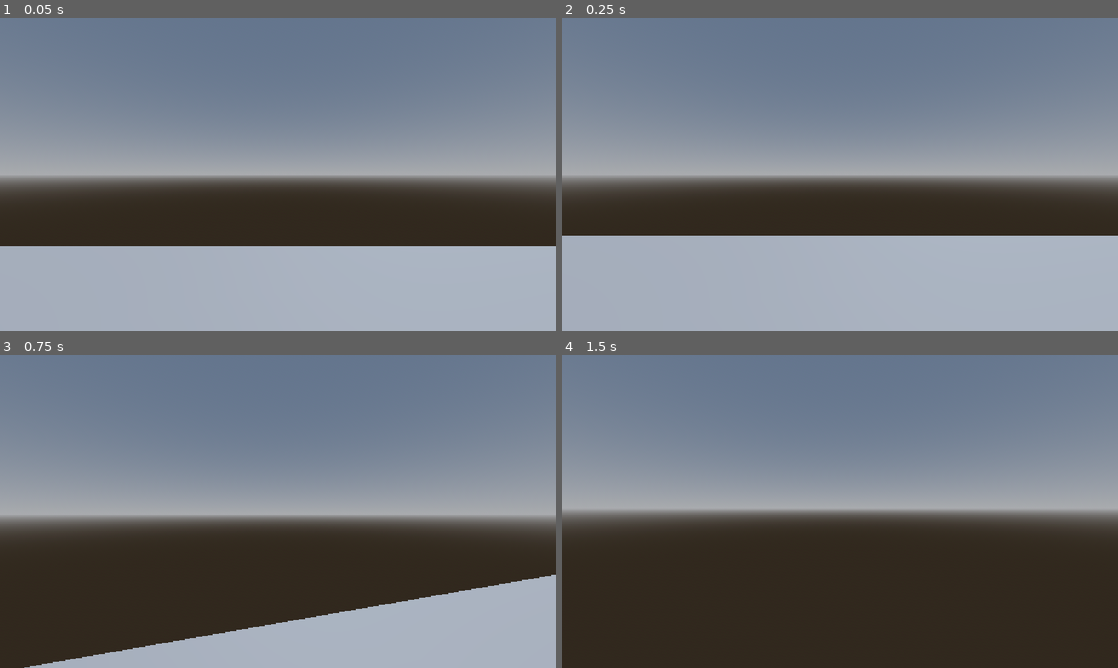
Above: before the commit, frames 1-4 (two rows, left to right).
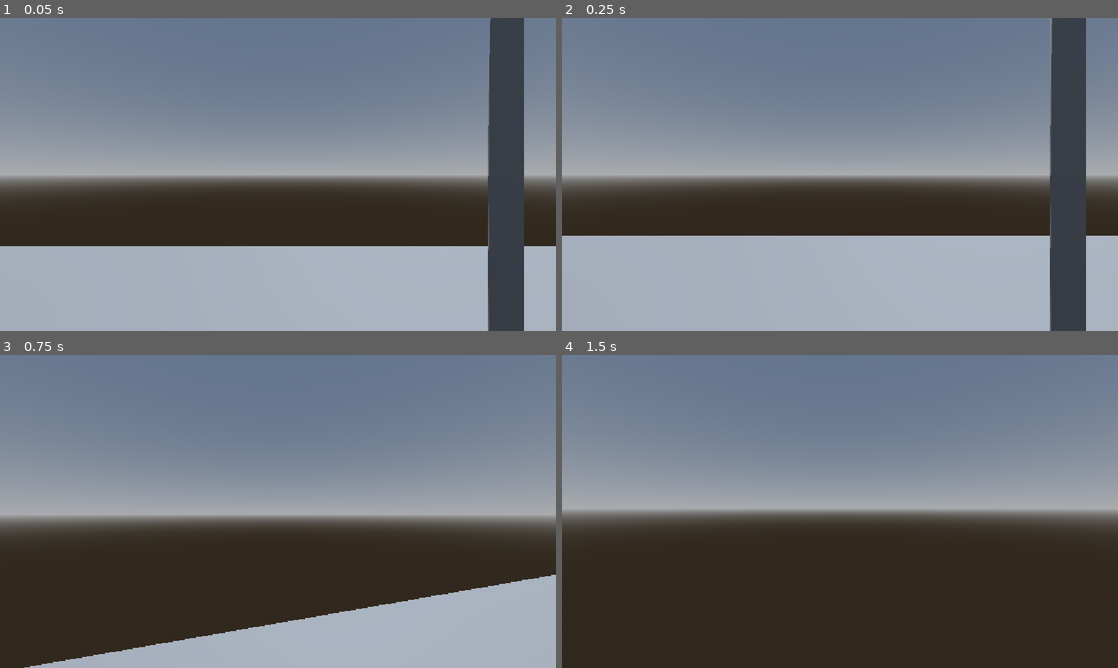
Above: after the commit, the same moments.

Repository: NBtheMC/PeeDACountdown
Game: Godot game, scene res://Scenes/player_camera_movement_audio.tscn
The game is run twice, just before and just after one commit, with the same random seed, the same clock (stepped at 60 frames per second) and the same inputs. Before the commit the project starts from res://Scenes/player_camera_movement.tscn.
Inputs (mouse positions are in pixels of both pictures, inside the frame that each line leads up to):
- Up to frame 1 (0.05 s): no input
- Up to frame 2 (0.25 s): no input
- Up to frame 3 (0.75 s): tap Enter (ui_accept) at 0.5 s; move the mouse to (305, 511) at 0.52 s; hold W (up) from 0.53 s (still down)
- Up to frame 4 (1.5 s): keep holding W (up); tap Enter (ui_accept) at 0.77 s; move the mouse to (812, 511) at 1.27 s

The runs differ from the first frame. In frame 1, 6.2% of the frame differs, in the area x 87-95%, y 0-100%; in frame 2, 6.2%; in frame 3, nothing differs; in frame 4, nothing differs.

Commit message:
Made an actual audio spline follower

Diff:
--- /dev/null
+++ b/pirate-panic/Scenes/audio/Audio_Spline.gd
@@ -0,0 +1,9 @@
+extends Path3D
+
+@export var player : Node3D
+@export var follow : PathFollow3D
+
+# Called every frame. 'delta' is the elapsed time since the previous frame.
+func _process(delta: float) -> void:
+	var progress = curve.get_closest_offset(to_local(player.position))
+	follow.progress = progress
--- /dev/null
+++ b/pirate-panic/Scenes/player_camera_movement_audio.tscn
@@ -0,0 +1,79 @@
+[gd_scene format=3 uid="uid://2mdk8p2opeu5"]
+
+[ext_resource type="PackedScene" uid="uid://dxue7rjdqqnho" path="res://Scenes/player/player.tscn" id="1_asen0"]
+[ext_resource type="AudioStream" uid="uid://ckb0wmirwaw3a" path="res://Assets/Audio/731164__nammedit__seagulls_fighting_for_food.ogg" id="2_1t0jm"]
+[ext_resource type="AudioStream" uid="uid://b1wg7tbxq5yr8" path="res://Assets/Audio/575902__vman533__4-waves-close-recording-beach-portugal.ogg" id="3_8kmdv"]
+[ext_resource type="AudioStream" uid="uid://dx1glh7vl4yjt" path="res://Assets/Audio/31574__walter_odington__ship_creak.ogg" id="3_g42qc"]
+[ext_resource type="Script" uid="uid://iadf5srvuedf" path="res://Scenes/audio/Audio_Spline.gd" id="4_1t0jm"]
+
+[sub_resource type="ProceduralSkyMaterial" id="ProceduralSkyMaterial_ss858"]
+sky_horizon_color = Color(0.66224277, 0.6717428, 0.6867428, 1)
+ground_horizon_color = Color(0.66224277, 0.6717428, 0.6867428, 1)
+
+[sub_resource type="Sky" id="Sky_dblfo"]
+sky_material = SubResource("ProceduralSkyMaterial_ss858")
+
+[sub_resource type="Environment" id="Environment_hau2d"]
+background_mode = 2
+sky = SubResource("Sky_dblfo")
+glow_enabled = true
+
+[sub_resource type="Curve3D" id="Curve3D_asen0"]
+closed = true
+_data = {
+"points": PackedVector3Array(0, 0, 0, 0, 0, 0, 10, 0, 0, 0, 0, 0, 0, 0, 0, 0, 0, 10, 0, 0, 0, 0, 0, 0, -10, 0, 0, 0, 0, 0, 0, 0, 0, 0, 0, -10),
+"tilts": PackedFloat32Array(0, 0, 0, 0)
+}
+point_count = 4
+
+[node name="Node3D" type="Node3D" unique_id=1577513873]
+
+[node name="DirectionalLight3D" type="DirectionalLight3D" parent="." unique_id=1102988990]
+transform = Transform3D(-0.8660254, -0.43301278, 0.25, 0, 0.49999997, 0.86602545, -0.50000006, 0.75, -0.43301266, 0.10299969, 5.786922, -5.908325)
+light_energy = 0.55
+shadow_enabled = true
+
+[node name="WorldEnvironment" type="WorldEnvironment" parent="." unique_id=332250440]
+environment = SubResource("Environment_hau2d")
+
+[node name="CSGBox3D" type="CSGBox3D" parent="." unique_id=1826098984]
+transform = Transform3D(1, 0, 0, 0, 1, 0, 0, 0, 1, 5.676655, -0.4995, 5.55587)
+use_collision = true
+size = Vector3(26.788216, 0.001, 21.478622)
+
+[node name="Player" parent="." unique_id=180760236 instance=ExtResource("1_asen0")]
+transform = Transform3D(1, 0, 0, 0, 1, 0, 0, 0, 1, 0, -0.2502519, 0)
+
+[node name="AmbientSeagulls" type="AudioStreamPlayer3D" parent="Player" unique_id=103034582]
+transform = Transform3D(1, 0, 0, 0, 1, 0, 0, 0, 1, 0, 0.2502519, 0)
+stream = ExtResource("2_1t0jm")
+volume_db = -22.105
+pitch_scale = 0.84
+autoplay = true
+
+[node name="AmbientOcean" type="AudioStreamPlayer3D" parent="Player" unique_id=1842469470]
+transform = Transform3D(1, 0, 0, 0, 1, 0, 0, 0, 1, 0, 0.5005038, 0)
+stream = ExtResource("3_g42qc")
+volume_db = -23.158
+autoplay = true
+
+[node name="Audio_Waves_Spline" type="Path3D" parent="." unique_id=2128970020 node_paths=PackedStringArray("player", "follow")]
+transform = Transform3D(1, 0, 0, 0, 1, 0, 0, 0, 1, 4.3065033, 1, 6.410866)
+curve = SubResource("Curve3D_asen0")
+script = ExtResource("4_1t0jm")
+player = NodePath("../Player")
+follow = NodePath("PathFollow3D")
+
+[node name="PathFollow3D" type="PathFollow3D" parent="Audio_Waves_Spline" unique_id=2014820939]
+transform = Transform3D(-0.7071067, 0, 0.7071067, 0, 1, 0, -0.7071067, 0, -0.7071067, 2.1848924, 0, 7.8151073)
+progress = 11.052
+
+[node name="Waves_Close" type="AudioStreamPlayer3D" parent="Audio_Waves_Spline/PathFollow3D" unique_id=488964328]
+stream = ExtResource("3_8kmdv")
+volume_db = -16.449
+autoplay = true
+max_distance = 10.0
+parameters/looping = true
+
+[node name="CSGBox3D2" type="CSGBox3D" parent="Audio_Waves_Spline/PathFollow3D/Waves_Close" unique_id=1530091659]
+transform = Transform3D(1, 0, 0, 0, 0.99999994, 0, 0, 0, 1, 0, 0, 0)
--- a/pirate-panic/project.godot
+++ b/pirate-panic/project.godot
@@ -11,7 +11,7 @@
 [application]
 
 config/name="PiratePanic"
-run/main_scene="uid://d0hbwwgkrf3lm"
+run/main_scene="uid://2mdk8p2opeu5"
 config/features=PackedStringArray("4.7", "Forward Plus")
 config/icon="res://icon.svg"
 
Not shown, added: pirate-panic/Scenes/audio/Audio_Spline.gd.uid
